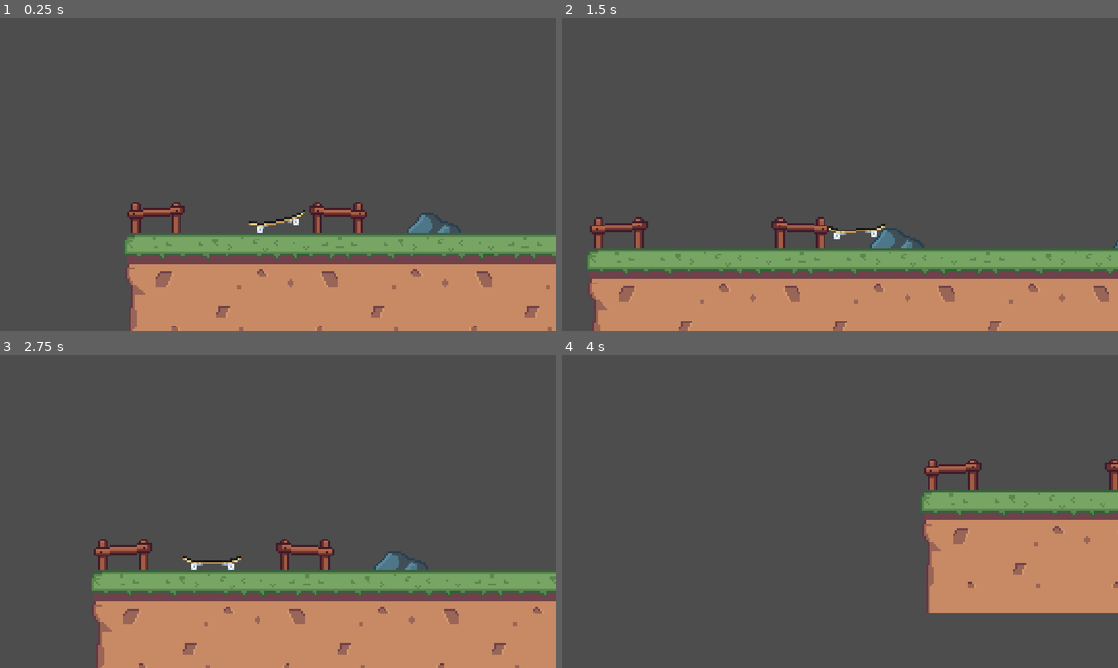
Above: before the commit, frames 1-4 (two rows, left to right).
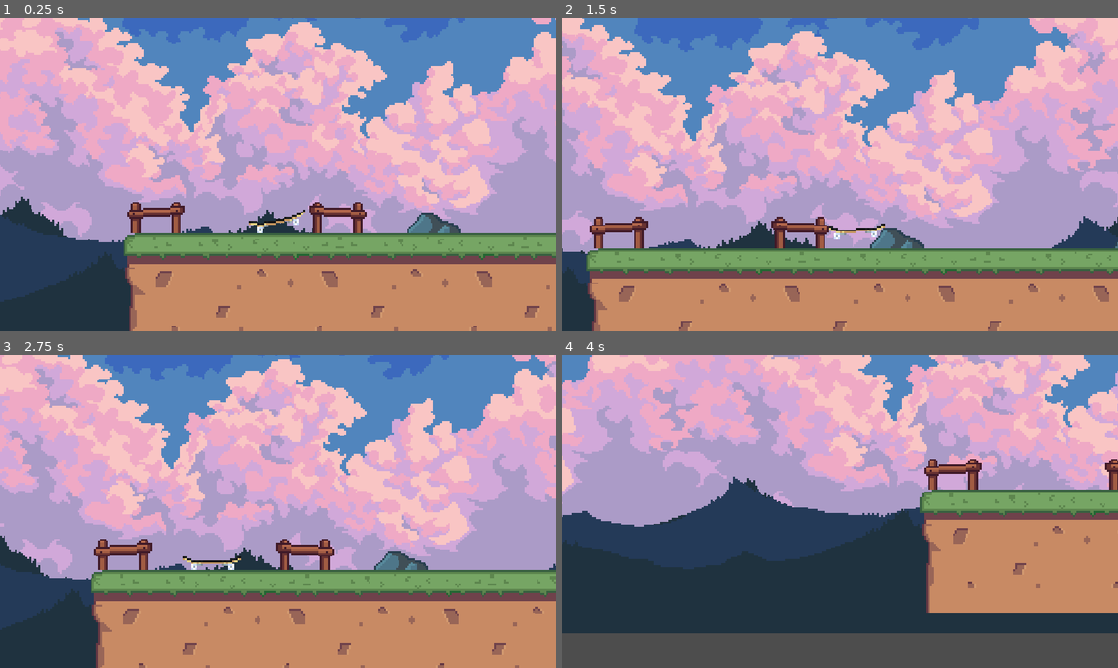
Above: after the commit, the same moments.

Repository: RafaeloxMC/giftbox
Game: Godot game, scene res://scenes/skateboard_game.tscn
Same seed, same stepped clock (60 frames per second), same inputs: the game is played once before the commit and once after it. This scene is started directly instead of the project's main scene.
Inputs (mouse positions are in pixels of both pictures, inside the frame that each line leads up to):
- Up to frame 1 (0.25 s): no input
- Up to frame 2 (1.5 s): tap Enter (ui_accept) at 0.5, 0.77 s; move the mouse to (962, 158) at 0.52 s; hold Right (ui_right) from 0.53 s (still down); click (962, 158) at 0.6 s; move the mouse to (728, 190) at 1.27 s; tap Alt at 1.35 s
- Up to frame 3 (2.75 s): tap Enter (ui_accept) at 1.52 s; move the mouse to (333, 442) at 2.02 s; release Right (ui_right) at 2.03 s; hold Left (ui_left) from 2.03 s (still down); tap Shift at 2.1 s
- Up to frame 4 (4 s): move the mouse to (812, 574) at 2.77 s; release Left (ui_left) at 2.78 s; hold Right (ui_right) from 2.78 s (still down); click (812, 574) at 2.85 s; tap Enter (ui_accept) at 3.02, 3.77 s; move the mouse to (1006, 558) at 3.52 s; tap Alt at 3.6 s

The runs differ from the first frame. In frame 1, 74% of the frame differs, in the area x 0-100%, y 0-100%; in frame 2, 73%; in frame 3, 72%; in frame 4, 75%, in the area x 0-100%, y 0-89%.

Commit message:
Add parallax

Diff:
--- /dev/null
+++ b/assets/sprite_frames/parallax.tres
@@ -0,0 +1,66 @@
+[gd_resource type="SpriteFrames" load_steps=7 format=3 uid="uid://c5ppq0el7ui6l"]
+
+[ext_resource type="Texture2D" uid="uid://cjhkhmcgu1uch" path="res://assets/sprites/parallax_field.png" id="1_t83t6"]
+
+[sub_resource type="AtlasTexture" id="AtlasTexture_m2aw8"]
+atlas = ExtResource("1_t83t6")
+region = Rect2(320, 0, 320, 180)
+
+[sub_resource type="AtlasTexture" id="AtlasTexture_m6okp"]
+atlas = ExtResource("1_t83t6")
+region = Rect2(1280, 0, 320, 180)
+
+[sub_resource type="AtlasTexture" id="AtlasTexture_dgjee"]
+atlas = ExtResource("1_t83t6")
+region = Rect2(640, 0, 320, 180)
+
+[sub_resource type="AtlasTexture" id="AtlasTexture_quimm"]
+atlas = ExtResource("1_t83t6")
+region = Rect2(960, 0, 320, 180)
+
+[sub_resource type="AtlasTexture" id="AtlasTexture_yvlf7"]
+atlas = ExtResource("1_t83t6")
+region = Rect2(0, 0, 320, 180)
+
+[resource]
+animations = [{
+"frames": [{
+"duration": 1.0,
+"texture": SubResource("AtlasTexture_m2aw8")
+}],
+"loop": true,
+"name": &"clouds",
+"speed": 5.0
+}, {
+"frames": [{
+"duration": 1.0,
+"texture": SubResource("AtlasTexture_m6okp")
+}],
+"loop": true,
+"name": &"mountains_close",
+"speed": 5.0
+}, {
+"frames": [{
+"duration": 1.0,
+"texture": SubResource("AtlasTexture_dgjee")
+}],
+"loop": true,
+"name": &"mountains_far",
+"speed": 5.0
+}, {
+"frames": [{
+"duration": 1.0,
+"texture": SubResource("AtlasTexture_quimm")
+}],
+"loop": true,
+"name": &"mountains_mid",
+"speed": 5.0
+}, {
+"frames": [{
+"duration": 1.0,
+"texture": SubResource("AtlasTexture_yvlf7")
+}],
+"loop": true,
+"name": &"sky",
+"speed": 5.0
+}]
--- /dev/null
+++ b/scenes/parallax.tscn
@@ -0,0 +1,71 @@
+[gd_scene load_steps=2 format=3 uid="uid://capo1kvc3gdeh"]
+
+[ext_resource type="SpriteFrames" uid="uid://c5ppq0el7ui6l" path="res://assets/sprite_frames/parallax.tres" id="1_x4emh"]
+
+[node name="Parallax" type="Node2D"]
+
+[node name="ParallaxBackground" type="ParallaxBackground" parent="."]
+
+[node name="ParallaxLayer" type="ParallaxLayer" parent="ParallaxBackground"]
+motion_scale = Vector2(0.5, 0.5)
+motion_mirroring = Vector2(640, 0)
+
+[node name="AnimatedSprite2D" type="AnimatedSprite2D" parent="ParallaxBackground/ParallaxLayer"]
+sprite_frames = ExtResource("1_x4emh")
+animation = &"sky"
+
+[node name="AnimatedSprite2D2" type="AnimatedSprite2D" parent="ParallaxBackground/ParallaxLayer"]
+sprite_frames = ExtResource("1_x4emh")
+animation = &"sky"
+offset = Vector2(320, 0)
+
+[node name="ParallaxLayer2" type="ParallaxLayer" parent="ParallaxBackground"]
+motion_scale = Vector2(0.6, 0.6)
+motion_mirroring = Vector2(640, 0)
+
+[node name="AnimatedSprite2D" type="AnimatedSprite2D" parent="ParallaxBackground/ParallaxLayer2"]
+sprite_frames = ExtResource("1_x4emh")
+animation = &"clouds"
+
+[node name="AnimatedSprite2D2" type="AnimatedSprite2D" parent="ParallaxBackground/ParallaxLayer2"]
+sprite_frames = ExtResource("1_x4emh")
+animation = &"clouds"
+offset = Vector2(320, 0)
+
+[node name="ParallaxLayer3" type="ParallaxLayer" parent="ParallaxBackground"]
+motion_scale = Vector2(0.7, 0.7)
+motion_mirroring = Vector2(640, 0)
+
+[node name="AnimatedSprite2D" type="AnimatedSprite2D" parent="ParallaxBackground/ParallaxLayer3"]
+sprite_frames = ExtResource("1_x4emh")
+animation = &"mountains_close"
+
+[node name="AnimatedSprite2D2" type="AnimatedSprite2D" parent="ParallaxBackground/ParallaxLayer3"]
+sprite_frames = ExtResource("1_x4emh")
+animation = &"mountains_close"
+offset = Vector2(320, 0)
+
+[node name="ParallaxLayer4" type="ParallaxLayer" parent="ParallaxBackground"]
+motion_scale = Vector2(0.8, 0.8)
+motion_mirroring = Vector2(640, 0)
+
+[node name="AnimatedSprite2D" type="AnimatedSprite2D" parent="ParallaxBackground/ParallaxLayer4"]
+sprite_frames = ExtResource("1_x4emh")
+animation = &"mountains_mid"
+
+[node name="AnimatedSprite2D2" type="AnimatedSprite2D" parent="ParallaxBackground/ParallaxLayer4"]
+sprite_frames = ExtResource("1_x4emh")
+animation = &"mountains_mid"
+offset = Vector2(320, 0)
+
+[node name="ParallaxLayer5" type="ParallaxLayer" parent="ParallaxBackground"]
+motion_mirroring = Vector2(640, 0)
+
+[node name="AnimatedSprite2D" type="AnimatedSprite2D" parent="ParallaxBackground/ParallaxLayer5"]
+sprite_frames = ExtResource("1_x4emh")
+animation = &"mountains_close"
+
+[node name="AnimatedSprite2D2" type="AnimatedSprite2D" parent="ParallaxBackground/ParallaxLayer5"]
+sprite_frames = ExtResource("1_x4emh")
+animation = &"mountains_close"
+offset = Vector2(320, 0)
--- a/scenes/skateboard_game.tscn
+++ b/scenes/skateboard_game.tscn
@@ -1,6 +1,7 @@
-[gd_scene load_steps=5 format=4 uid="uid://cb2t52je7n4no"]
+[gd_scene load_steps=6 format=4 uid="uid://cb2t52je7n4no"]
 
 [ext_resource type="PackedScene" uid="uid://c268lwoyphi3" path="res://scenes/skateboard.tscn" id="1_4vdnk"]
+[ext_resource type="PackedScene" uid="uid://capo1kvc3gdeh" path="res://scenes/parallax.tscn" id="1_xt62j"]
 [ext_resource type="Texture2D" uid="uid://bx5nfcigt2gwt" path="res://assets/sprites/tileset.png" id="2_kqflh"]
 
 [sub_resource type="TileSetAtlasSource" id="TileSetAtlasSource_xt62j"]
@@ -164,6 +165,8 @@
 
 [node name="SkateboardGame" type="Node2D"]
 
+[node name="Parallax" parent="." instance=ExtResource("1_xt62j")]
+
 [node name="Skateboard" parent="." instance=ExtResource("1_4vdnk")]
 
 [node name="TileMapLayer" type="TileMapLayer" parent="."]
Binary file added: assets/sprites/parallax_field.png
Not shown, added: assets/sprites/parallax_field.png.import
